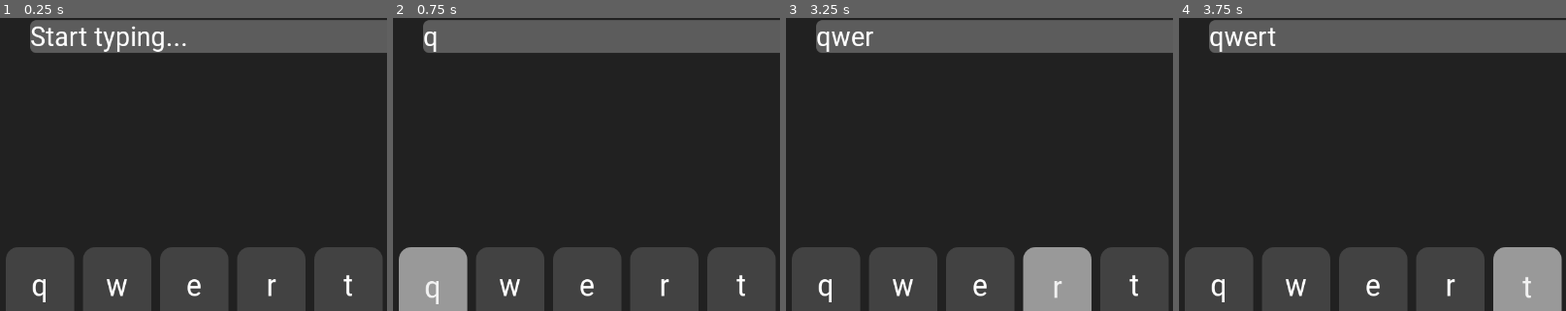
Above: before the commit, frames 1-4 (left to right).
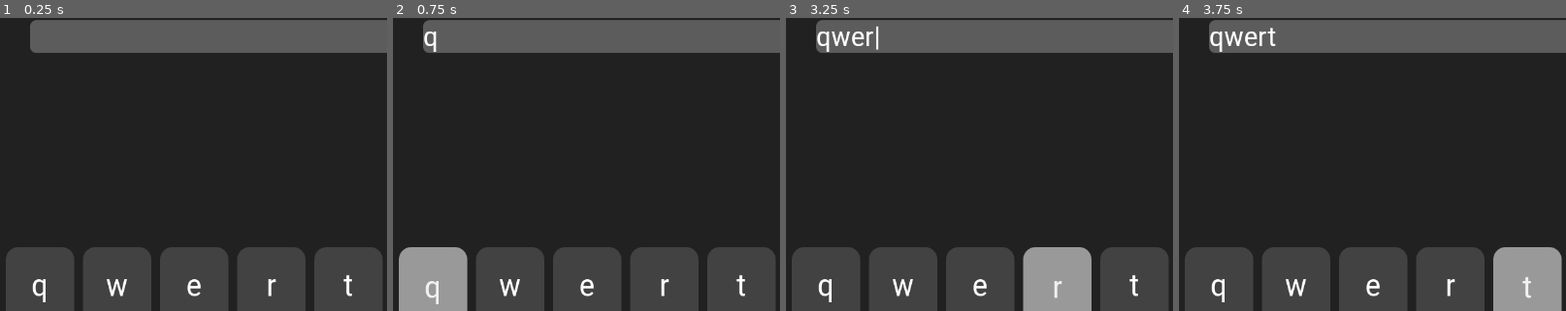
Above: after the commit, the same moments.

Repository: thugs-4-less/Godot-Keyboard
Game: Godot game, scene res://keyboard.tscn
The game is run twice, just before and just after one commit, with the same random seed, the same clock (stepped at 60 frames per second) and the same inputs.
Inputs:
- Up to frame 1 (0.25 s): no input
- Up to frame 2 (0.75 s): click "q" at 0.5 s
- Up to frame 3 (3.25 s): click "w" at 1.25 s; click "e" at 2 s; click "r" at 2.75 s
- Up to frame 4 (3.75 s): click "t" at 3.5 s
The pictures show only the part of the screen within x 0-50%, y 1-51%; the shares and areas given below are measured in that part.

The runs differ from the first frame. In frame 1, 1.0% of the frame differs, in the area x 8-49%, y 2-12%; in frame 2, nothing differs; in frame 3, less than 0.1%; in frame 4, nothing differs.

Commit message:
Add complete keyboard with numbers, symbols, added a blinking ccursor

Diff:
--- a/keyboard.gd
+++ b/keyboard.gd
@@ -1,70 +1,207 @@
 extends Control
+
+# UI References - Get all necessary UI components
 @onready var typed_text: Label = $Screen/Background/AllComponentsComtainer/DisplayContainer/MarginContainer/TypedText
 @onready var all_buttons: VBoxContainer = $Screen/Background/AllComponentsComtainer/AllButtons
 @onready var button_rows: VBoxContainer = $Screen/Background/AllComponentsComtainer/AllButtons/ButtonRows
-@onready var line_len = 0
-var has_been_used := false
-var letter : String
+@onready var line_len = 0  # Track current line length for word wrapping
+@onready var cpl: Button = $Screen/Background/AllComponentsComtainer/AllButtons/ButtonRows/Row3/CPL  # Caps lock button
+
+# Keyboard Layout Definitions
+# Standard QWERTY layout with special keys
+var keyboard_layout := [
+	["q","w","e","r","t","y","u","i","o","p"],
+	["a","s","d","f","g","h","j","k","l"],
+	["⬆","z","x","c","v","b","n","m","⌫"],  # ⬆ = caps, ⌫ = backspace
+	["123","⚙️","🙂","space",".","↵"]        # 123 = numbers, ⚙️ = settings, 🙂 = emoji, ↵ = enter
+]
+
+# Numbers and symbols layout
+var symbols_layout := [
+	["1","2","3","4","5","6","7","8","9","0"],
+	["@","#","$","_","&","-","+","(",")","/"],
+	["*","\"","'",";",":","!","?","=","⌫"],  # Made 9 elements to match keyboard_layout structure
+	["ABC","⚙️",",","space",".","↵"]         # ABC = back to letters
+]
+
+# State Variables
+var has_been_used := false    # Track if any text has been entered
+var letter : String          # Unused variable (legacy)
+var caps_on = false          # Track caps lock state
+var symbols_on = false       # Track if in symbols mode or letters mode
+
+# Cursor System Variables
+var cursor_visible := true   # Control cursor blink state
+var cursor_timer: Timer      # Timer for cursor blinking
+var actual_text := ""        # Store the real text content (without cursor)
 
 func _ready() -> void:
+	# Connect all letter and number buttons to the input handler
 	for row in button_rows.get_children():
 		if row is HBoxContainer:
 			for button in row.get_children():
 				if button is BaseButton:
 					var n := String(button.name)
+					# Only connect buttons with single letter names or "dot"
 					if n in "abcdefghijklmnopqrstuvwxyz" or n == "dot":
 						button.pressed.connect(Callable(self, "_letter_numbers").bind(button))
 
+	# Set up blinking cursor system
+	cursor_timer = Timer.new()
+	cursor_timer.wait_time = 0.5  # Blink every half second
+	cursor_timer.timeout.connect(_on_cursor_blink)
+	add_child(cursor_timer)
+	cursor_timer.start()
+	update_display()  # Initial display update
+
+# Cursor System Functions
+func _on_cursor_blink():
+	"""Toggle cursor visibility for blinking effect"""
+	cursor_visible = !cursor_visible
+	update_display()
+
+func update_display():
+	"""Update the displayed text with or without cursor"""
+	if cursor_visible and has_been_used:
+		typed_text.text = actual_text + "|"  # Show cursor
+	else:
+		typed_text.text = actual_text        # Hide cursor
+
+# Text Input Functions
 func _letter_numbers(button):
+	"""Handle input from letter, number, and symbol buttons"""
 	if not has_been_used:
-		typed_text.text = button.text
+		# First character typed
+		actual_text = button.text
 		has_been_used = true
 		line_len = 1
 	else:
-		# Check if adding this character would exceed the line limit
+		# Check if adding this character would exceed the line limit (52 chars)
 		if line_len >= 52:
-			typed_text.text += "\n"
+			actual_text += "\n"  # Add newline for word wrap
 			line_len = 0
 
-		typed_text.text += button.text
+		actual_text += button.text
 		line_len += 1
+	update_display()
 
 func _on_space_pressed() -> void:
+	"""Handle space bar input"""
 	if not has_been_used:
-		typed_text.text = " "
+		# First character is a space
+		actual_text = " "
 		has_been_used = true
 		line_len = 1
 	else:
-		# Check if adding this space would exceed the line limit
+		# Check line length before adding space
 		if line_len >= 52:
-			typed_text.text += "\n"
+			actual_text += "\n"
 			line_len = 0
 
-		typed_text.text += " "
+		actual_text += " "
 		line_len += 1
-
+	update_display()
 
 func _on_del_pressed() -> void:
-	var s := typed_text.text
-	if s.is_empty():
+	"""Handle backspace/delete functionality"""
+	if actual_text.is_empty():
+		# Nothing to delete
 		has_been_used = false
 		line_len = 0
+		update_display()
 		return
 
-	# remove last character safely
-	s = s.substr(0, s.length() - 1)
-	typed_text.text = s
-	has_been_used = s.length() > 0
-
-	# recompute current line length after deletion
-	var last_nl := s.rfind("\n")
+	# Remove last character safely
+	actual_text = actual_text.substr(0, actual_text.length() - 1)
+	has_been_used = actual_text.length() > 0
+
+	# Recompute current line length after deletion
+	var last_nl := actual_text.rfind("\n")  # Find last newline
 	if last_nl == -1:
-		line_len = s.length()
-	else:
-		line_len = s.length() - last_nl - 1
-
+		# No newlines, line length is total text length
+		line_len = actual_text.length()
+	else:
+		# Line length is characters after last newline
+		line_len = actual_text.length() - last_nl - 1
+	update_display()
 
 func _on_enter_pressed() -> void:
-	typed_text.text += "\n"
+	"""Handle enter/return key - add newline"""
+	actual_text += "\n"
 	has_been_used = true
-	line_len = 0
+	line_len = 0  # Reset line length counter
+	update_display()
+
+# Layout Control Functions
+func _on_cpl_pressed() -> void:
+	"""Handle caps lock button press"""
+	# Only toggle caps when in letter mode (not symbols)
+	if not caps_on && not symbols_on:
+		# Turn caps ON - convert all button text to uppercase
+		for row in button_rows.get_children():
+			if row is HBoxContainer:
+				for button in row.get_children():
+					if button is BaseButton:
+						button.text = button.text.to_upper()
+						caps_on = true
+	else:
+		# Turn caps OFF - convert all button text to lowercase
+		for row in button_rows.get_children():
+			if row is HBoxContainer:
+				for button in row.get_children():
+					if button is BaseButton:
+						button.text = button.text.to_lower()
+						caps_on = false
+
+	# Update caps lock button appearance
+	if caps_on:
+		cpl.text = "⬇"  # Down arrow when caps is on
+	else:
+		if not symbols_on:
+			cpl.text = "⬆"  # Up arrow when caps is off and in letter mode
+
+	# Special behavior: when in symbols mode, caps button types "*"
+	if symbols_on:
+		if not has_been_used:
+			actual_text = "*"
+			has_been_used = true
+		else:
+			actual_text += "*"
+		update_display()
+
+func _on__pressed() -> void:
+	"""Handle 123/ABC button - switch between letters and symbols layouts"""
+	var i := 0
+	if not symbols_on:
+		# Switch TO symbols mode
+		for row in button_rows.get_children():
+			var j := 0
+			if row is HBoxContainer:
+				for button in row.get_children():
+					if button is BaseButton:
+						button.text = symbols_layout[i][j]  # Apply symbols layout
+						j += 1
+				i += 1
+		symbols_on = true
+	else:
+		# Switch BACK to letters mode
+		for row in button_rows.get_children():
+			var j := 0
+			if row is HBoxContainer:
+				for button in row.get_children():
+					if button is BaseButton:
+						button.text = keyboard_layout[i][j]  # Apply keyboard layout
+						j += 1
+				i += 1
+		symbols_on = false
+
+func _on_emoji_pressed() -> void:
+	"""Handle emoji button press - types comma when in symbols mode"""
+	if symbols_on and not has_been_used:
+		# First character is comma
+		actual_text = ","
+		has_been_used = true
+	else:
+		# Add comma to existing text
+		actual_text += ","
+	update_display()
--- a/keyboard.tscn
+++ b/keyboard.tscn
@@ -40,6 +40,15 @@
 
 [sub_resource type="StyleBoxFlat" id="StyleBoxFlat_d8yjl"]
 bg_color = Color(0.258824, 0.258824, 0.258824, 1)
+border_width_bottom = 5
+border_color = Color(0.0962047, 0.0962048, 0.0962047, 1)
+corner_radius_top_left = 20
+corner_radius_top_right = 20
+corner_radius_bottom_right = 20
+corner_radius_bottom_left = 20
+
+[sub_resource type="StyleBoxFlat" id="StyleBoxFlat_b3m6d"]
+bg_color = Color(0.188235, 0.188235, 0.188235, 1)
 border_width_bottom = 5
 border_color = Color(0.0962047, 0.0962048, 0.0962047, 1)
 corner_radius_top_left = 20
@@ -536,7 +545,7 @@
 theme_override_styles/focus = SubResource("StyleBoxEmpty_6veuu")
 theme_override_styles/hover = SubResource("StyleBoxFlat_dutb4")
 theme_override_styles/pressed = SubResource("StyleBoxEmpty_yo7bg")
-theme_override_styles/normal = SubResource("StyleBoxFlat_6veuu")
+theme_override_styles/normal = SubResource("StyleBoxFlat_b3m6d")
 text = "."
 
 [node name="enter" type="Button" parent="Screen/Background/AllComponentsComtainer/AllButtons/ButtonRows/Row4"]
@@ -552,6 +561,9 @@
 theme_override_styles/normal = SubResource("StyleBoxFlat_rpc6l")
 text = "↵"
 
+[connection signal="pressed" from="Screen/Background/AllComponentsComtainer/AllButtons/ButtonRows/Row3/CPL" to="." method="_on_cpl_pressed"]
 [connection signal="pressed" from="Screen/Background/AllComponentsComtainer/AllButtons/ButtonRows/Row3/DEL" to="." method="_on_del_pressed"]
+[connection signal="pressed" from="Screen/Background/AllComponentsComtainer/AllButtons/ButtonRows/Row4/123" to="." method="_on__pressed"]
+[connection signal="pressed" from="Screen/Background/AllComponentsComtainer/AllButtons/ButtonRows/Row4/emoji" to="." method="_on_emoji_pressed"]
 [connection signal="pressed" from="Screen/Background/AllComponentsComtainer/AllButtons/ButtonRows/Row4/space" to="." method="_on_space_pressed"]
 [connection signal="pressed" from="Screen/Background/AllComponentsComtainer/AllButtons/ButtonRows/Row4/enter" to="." method="_on_enter_pressed"]
Not shown: 1 places in keyboard.tscn that only renumber resources
